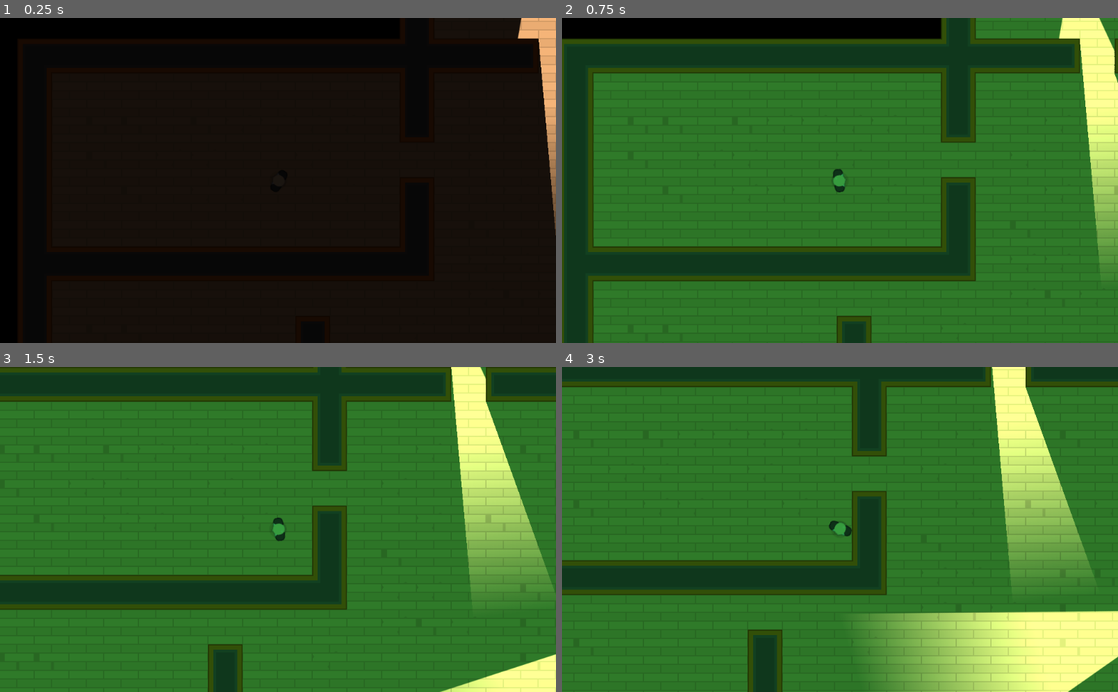
Above: before the commit, frames 1-4 (two rows, left to right).
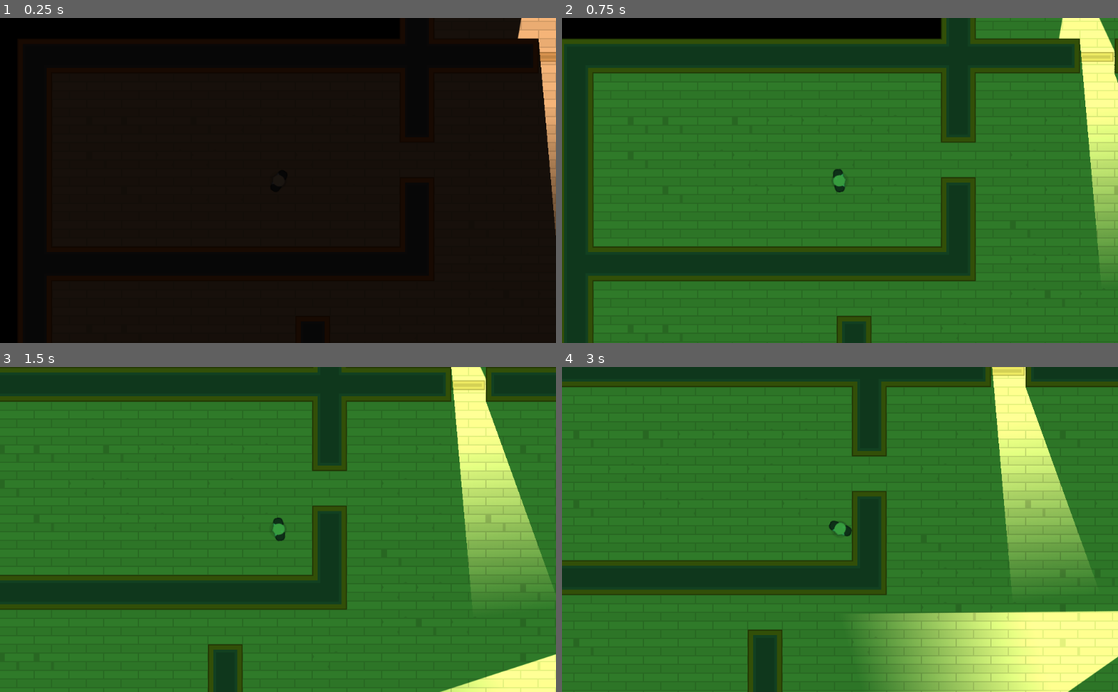
Above: after the commit, the same moments.

Repository: adam-spice/espionage_inc
Game: Godot game, scene res://Levels/Level1.tscn
Same seed, same stepped clock (60 frames per second), same inputs: the game is played once before the commit and once after it.
Inputs (mouse positions are in pixels of both pictures, inside the frame that each line leads up to):
- Up to frame 1 (0.25 s): no input
- Up to frame 2 (0.75 s): tap Enter at 0.5 s; move the mouse to (962, 164) at 0.52 s; hold D (move_right) from 0.53 s (still down); hold Space (toggle_vision_mode) from 0.53 s (still down); click (962, 164) at 0.67 s
- Up to frame 3 (1.5 s): move the mouse to (166, 545) at 1.27 s; release D (move_right) at 1.28 s; release Space (toggle_vision_mode) at 1.28 s; hold S (move_down) from 1.28 s (still down); tap Space (toggle_vision_mode) at 1.35 s; click (166, 545) at 1.42 s
- Up to frame 4 (3 s): move the mouse to (895, 458) at 2.02 s; release S (move_down) at 2.03 s; hold D (move_right) 2.03-2.78 s; hold Space (toggle_vision_mode) 2.03-2.78 s; click (895, 458) at 2.17 s; move the mouse to (812, 594) at 2.77 s; hold W (move_up) from 2.78 s (still down); tap Space (toggle_vision_mode) at 2.85 s; click (812, 594) at 2.92 s

The runs differ from the first frame. In frame 1, less than 0.1% of the frame differs, in the area x 97-100%, y 10-14%; in frame 2, 0.2%; in frame 3, 0.2%, in the area x 81-88%, y 4-8%; in frame 4, 0.2%.
Error in both runs: Invalid get index '0' (on base: 'PoolVector2Array'). (res://Characters/NPC/Gaurd.gd:22)

Commit message:
Added simple doors
Doors can detect player distance

Diff:
--- /dev/null
+++ b/Doors/Door.gd
@@ -0,0 +1,23 @@
+extends Area2D
+
+var can_click = false
+
+
+func _on_Door_body_entered(body):
+	if body.collision_layer == 1:
+		can_click = true
+	else:
+		open()
+
+
+func _on_Door_body_exited(body):
+	if body.collision_layer == 1:
+		can_click = false
+
+
+func _on_Door_input_event(viewport, event, shape_idx):
+	if Input.is_mouse_button_pressed(BUTTON_LEFT) and can_click:
+		open()
+
+func open():
+	$AnimationPlayer.play("Open")
--- /dev/null
+++ b/Doors/Door.tscn
@@ -0,0 +1,89 @@
+[gd_scene load_steps=9 format=2]
+
+[ext_resource path="res://GFX/PNG/Tiles/tile_473.png" type="Texture" id=1]
+[ext_resource path="res://SFX/doorClose_1.ogg" type="AudioStream" id=2]
+[ext_resource path="res://SFX/doorOpen_2.ogg" type="AudioStream" id=3]
+[ext_resource path="res://Doors/Door.gd" type="Script" id=4]
+
+[sub_resource type="RectangleShape2D" id=1]
+extents = Vector2( 32, 42 )
+
+[sub_resource type="RectangleShape2D" id=2]
+extents = Vector2( 32, 10 )
+
+[sub_resource type="OccluderPolygon2D" id=3]
+closed = false
+polygon = PoolVector2Array( -31.8446, -8.85715, 31.8106, -8.77373, 32.1443, 8.82947, -31.8446, 8.82947 )
+
+[sub_resource type="Animation" id=4]
+resource_name = "Open"
+length = 5.0
+step = 1.0
+tracks/0/type = "value"
+tracks/0/path = NodePath("DoorSprite:position")
+tracks/0/interp = 1
+tracks/0/loop_wrap = true
+tracks/0/imported = false
+tracks/0/enabled = true
+tracks/0/keys = {
+"times": PoolRealArray( 0, 1, 3, 4 ),
+"transitions": PoolRealArray( 1, 1, 1, 1 ),
+"update": 0,
+"values": [ Vector2( 0, 0 ), Vector2( -64, 0 ), Vector2( -64, 0 ), Vector2( 0, 0 ) ]
+}
+tracks/1/type = "audio"
+tracks/1/path = NodePath("AudioStreamPlayer2D")
+tracks/1/interp = 1
+tracks/1/loop_wrap = true
+tracks/1/imported = false
+tracks/1/enabled = true
+tracks/1/keys = {
+"clips": [ {
+"end_offset": 0.0,
+"start_offset": 0.0,
+"stream": null
+}, {
+"end_offset": 0.0,
+"start_offset": 0.0,
+"stream": ExtResource( 3 )
+}, {
+"end_offset": 0.0,
+"start_offset": 0.0,
+"stream": ExtResource( 2 )
+} ],
+"times": PoolRealArray( 0, 0.001, 4 )
+}
+
+[node name="Door" type="Area2D"]
+collision_layer = 2
+collision_mask = 5
+script = ExtResource( 4 )
+
+[node name="CharacterDetector" type="CollisionShape2D" parent="."]
+visible = false
+shape = SubResource( 1 )
+
+[node name="DoorSprite" type="Sprite" parent="."]
+z_index = 1
+texture = ExtResource( 1 )
+
+[node name="StaticBody2D" type="StaticBody2D" parent="DoorSprite"]
+collision_layer = 2
+collision_mask = 5
+
+[node name="CollisionShape2D" type="CollisionShape2D" parent="DoorSprite/StaticBody2D"]
+visible = false
+shape = SubResource( 2 )
+
+[node name="LightOccluder2D" type="LightOccluder2D" parent="DoorSprite"]
+visible = false
+occluder = SubResource( 3 )
+
+[node name="AnimationPlayer" type="AnimationPlayer" parent="."]
+anims/Open = SubResource( 4 )
+
+[node name="AudioStreamPlayer2D" type="AudioStreamPlayer2D" parent="."]
+stream = ExtResource( 2 )
+[connection signal="body_entered" from="." to="." method="_on_Door_body_entered"]
+[connection signal="body_exited" from="." to="." method="_on_Door_body_exited"]
+[connection signal="input_event" from="." to="." method="_on_Door_input_event"]
--- a/Levels/Level1.tscn
+++ b/Levels/Level1.tscn
@@ -1,8 +1,9 @@
-[gd_scene load_steps=4 format=2]
+[gd_scene load_steps=5 format=2]
 
 [ext_resource path="res://Levels/TemplateLevel.tscn" type="PackedScene" id=1]
 [ext_resource path="res://Characters/NPC/SecCamera.tscn" type="PackedScene" id=2]
 [ext_resource path="res://Characters/NPC/Gaurd.tscn" type="PackedScene" id=3]
+[ext_resource path="res://Doors/Door.tscn" type="PackedScene" id=4]
 
 [node name="Level1" instance=ExtResource( 1 )]
 
@@ -39,7 +40,7 @@
 position = Vector2( -494.441, 506.428 )
 
 [node name="Furniture" parent="Navigation2D" index="2"]
-tile_data = PoolIntArray( 65551, 1610612740, 0, 65552, 1610612739, 0, 65553, 1610612739, 0, 65554, 1610612739, 0, 65555, 1610612738, 0, 393232, 1, 0 )
+tile_data = PoolIntArray( -589831, 4, 0, 65551, 1610612740, 0, 65552, 1610612739, 0, 65553, 1610612739, 0, 65554, 1610612739, 0, 65555, 1610612738, 0, 393232, 1, 0 )
 
 [node name="SecCamera" parent="Cameras" index="0" instance=ExtResource( 2 )]
 position = Vector2( 329.914, 223.47 )
@@ -59,4 +60,31 @@
 position = Vector2( 107.054, -635.874 )
 rotation = 1.44488
 
+[node name="Door" parent="Doors" index="0" instance=ExtResource( 4 )]
+position = Vector2( -229.753, 195.237 )
+
+[node name="Door2" parent="Doors" index="1" instance=ExtResource( 4 )]
+position = Vector2( 282.669, 515.875 )
+rotation = 1.5708
+
+[node name="Door3" parent="Doors" index="2" instance=ExtResource( 4 )]
+position = Vector2( 792.842, 391.516 )
+rotation = 1.5708
+
+[node name="Door4" parent="Doors" index="3" instance=ExtResource( 4 )]
+position = Vector2( 792.093, -311.94 )
+rotation = 1.5708
+
+[node name="Door5" parent="Doors" index="4" instance=ExtResource( 4 )]
+position = Vector2( 1112, -56 )
+rotation = 3.14159
+
+[node name="Door6" parent="Doors" index="5" instance=ExtResource( 4 )]
+position = Vector2( 536, -440 )
+rotation = 3.14159
+
+[node name="Door7" parent="Doors" index="6" instance=ExtResource( 4 )]
+position = Vector2( 152, -440 )
+rotation = 3.14159
+
 [editable path="Player"]
--- a/Levels/TemplateLevel.tscn
+++ b/Levels/TemplateLevel.tscn
@@ -178,4 +178,6 @@
 
 [node name="Gaurds" type="Node" parent="."]
 
+[node name="Doors" type="Node" parent="."]
+
 [editable path="Player"]
--- a/Tiles/Tles.tres
+++ b/Tiles/Tles.tres
@@ -650,7 +650,7 @@
 "shape": SubResource( 98 ),
 "shape_transform": Transform2D( 1, 0, 0, 1, 0, 0 )
 } ]
-1/z_index = 0
+1/z_index = 2
 2/name = "Floor_1"
 2/texture = ExtResource( 1 )
 2/tex_offset = Vector2( 0, 0 )
Not shown, changed: SFX/doorClose_1.ogg.import
Not shown, changed: SFX/doorClose_2.ogg.import
Not shown, changed: SFX/doorClose_3.ogg.import
Not shown, changed: SFX/doorClose_4.ogg.import
Not shown, changed: SFX/doorOpen_1.ogg.import
Not shown, changed: SFX/doorOpen_2.ogg.import
